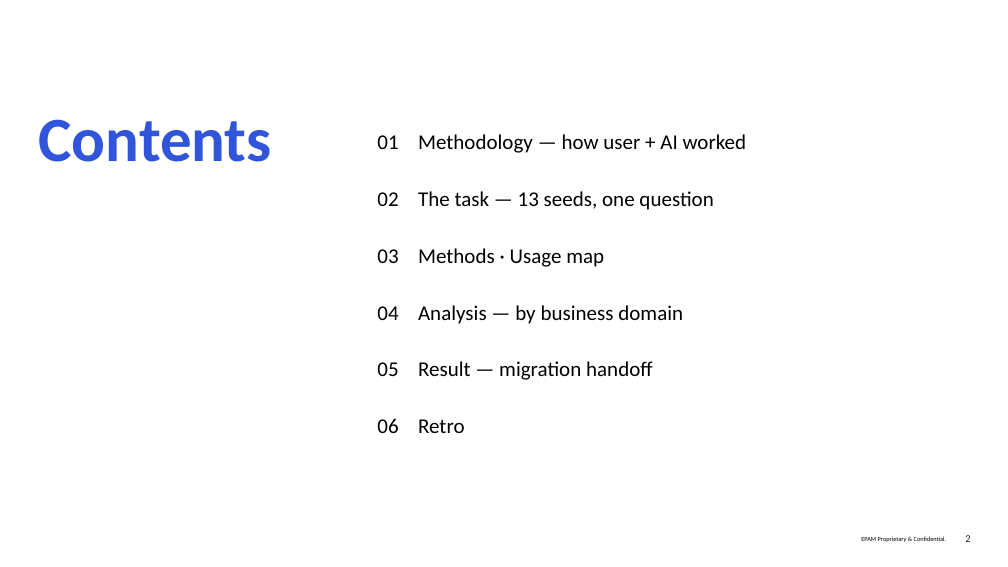
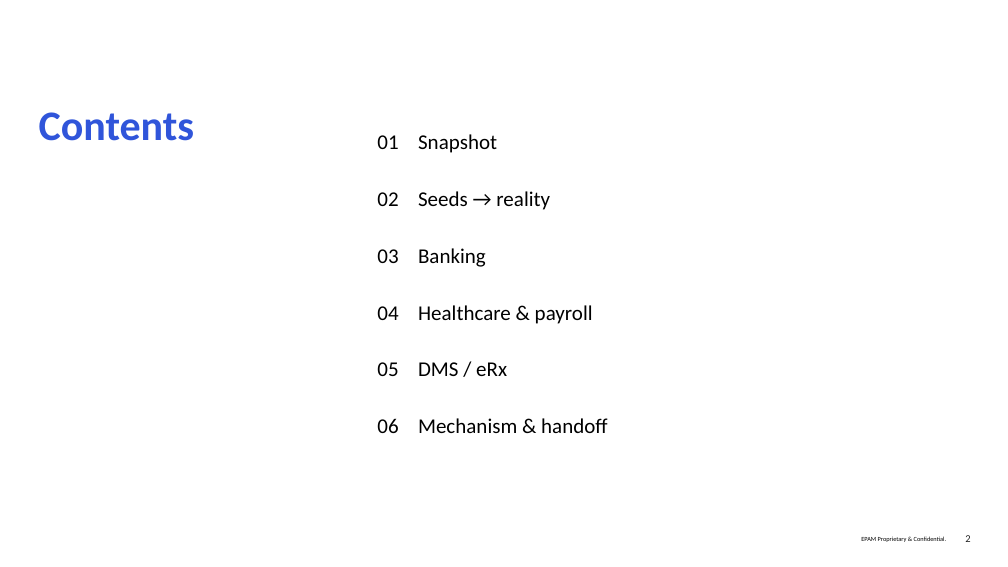
Before and after one commit to fr0ster/cloud-llm-hub, a slide deck: slide 2 of docs/tutorials/codebase-analysis/examples/report.simple-deck.pptx. Drawn at 1008x567 pixels with LibreOffice and Linux fonts; fonts in the diff are those of the drawing; background and template pictures are left out. Boxes give left, top, right and bottom in pixels: in the first picture for what was removed or moved away, otherwise in the second. Text is boxed around its words. In the diff, an @@ line names an element or a change of style, - is before the commit and + after.

```diff
--- a/docs/tutorials/codebase-analysis/examples/report.simple-deck.pptx
+++ b/docs/tutorials/codebase-analysis/examples/report.simple-deck.pptx
@@ title "Contents" at box(39, 112, 194, 141): size 60 to 40 pt, text colour gradient #418DFF to #3055DA to #8353D2 to #3055DA @@
@@ text at box(418, 134, 497, 153): text changed @@
-Methodology — how user + AI worked
+Snapshot
@@ text at box(418, 191, 550, 210): text changed @@
-The task — 13 seeds, one question
+Seeds → reality
@@ text at box(418, 248, 486, 267): text changed @@
-Methods · Usage map
+Banking
@@ text at box(418, 305, 593, 324): text changed @@
-Analysis — by business domain
+Healthcare & payroll
@@ text at box(418, 362, 507, 376): text changed @@
-Result — migration handoff
+DMS / eRx
@@ text at box(418, 418, 608, 433): text changed @@
-Retro
+Mechanism & handoff
```
Also in this commit, not shown: 7 slides added, 35 slides removed, 8 other files.
